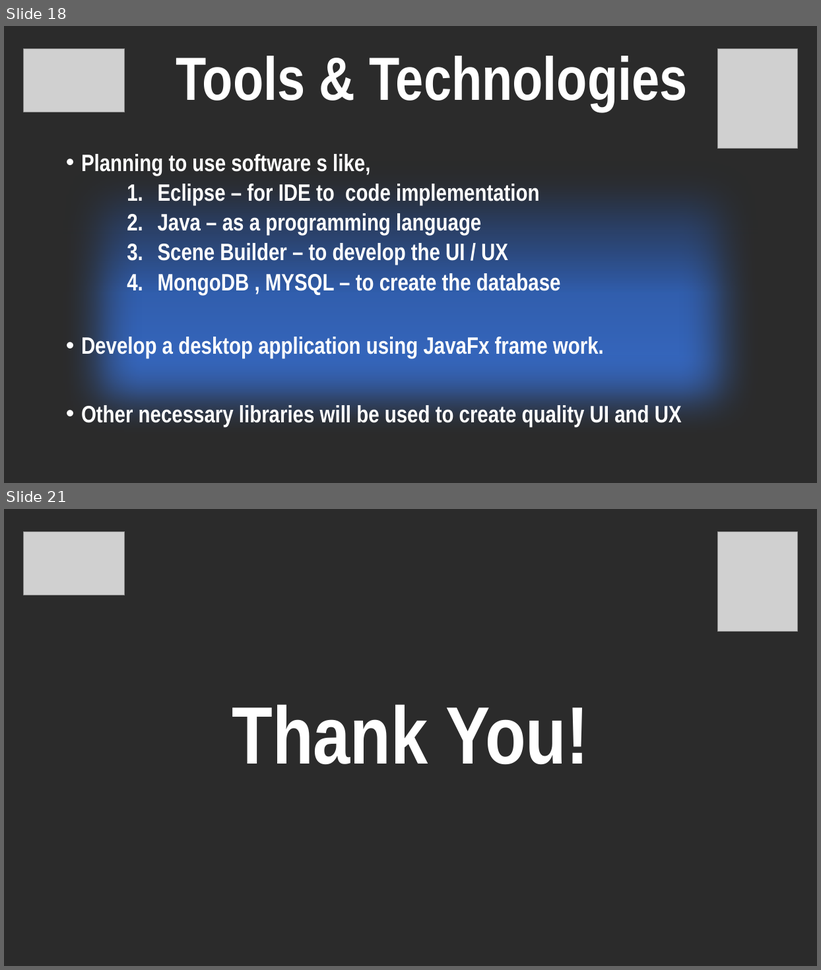
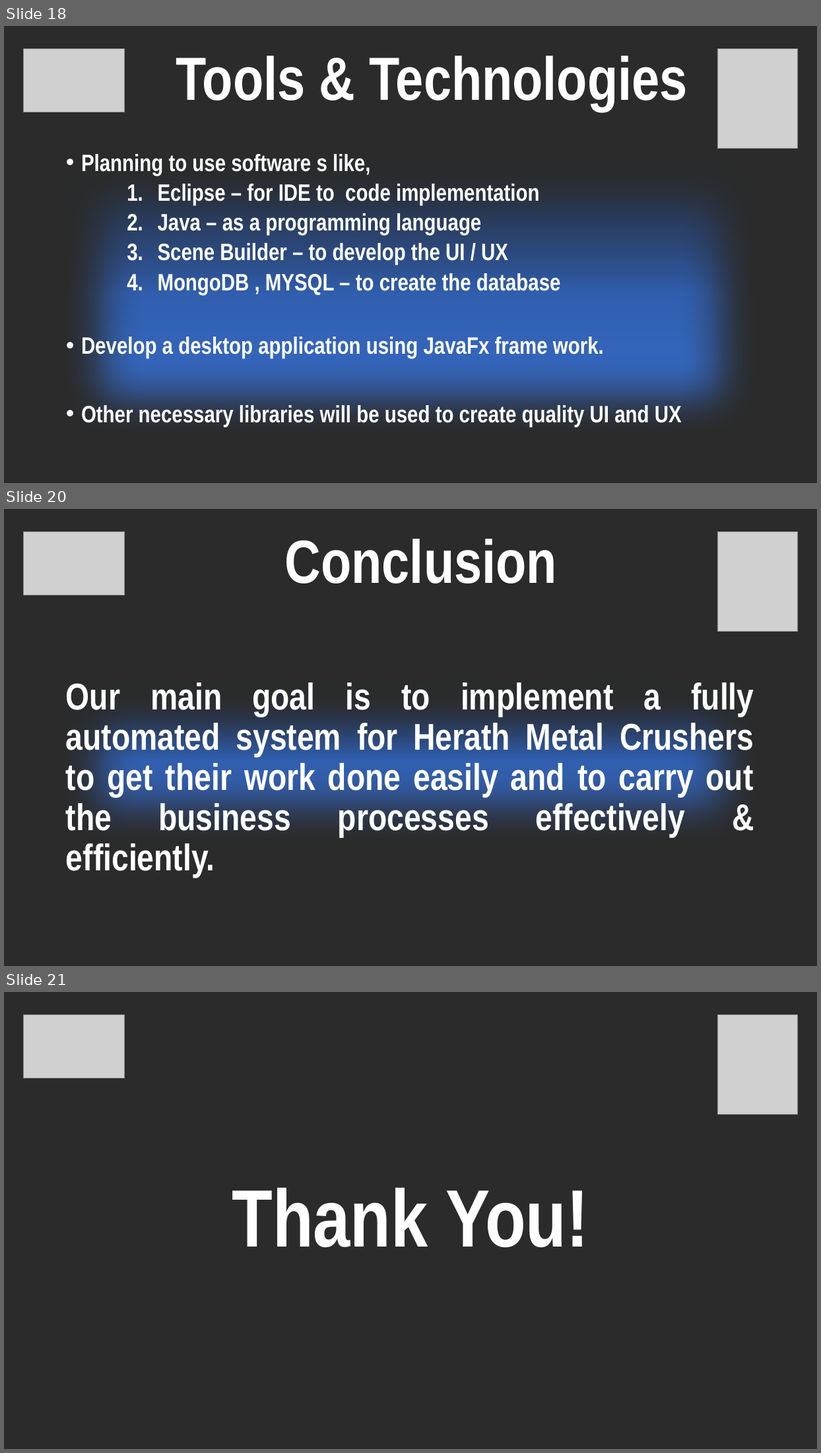
Before and after one commit to Lasitha64/Project1, a slide deck: Project Proposal New.pptx. Shown one above the other, each under a label of ours: slides 18 and 21 before the commit, slides 18, 20 and 21 after it; the slides between them are not shown. The pictures are 821x970 and 821x1453 pixels, drawn with LibreOffice and Linux fonts; fonts in the diff are those of the drawing; grey boxes stand for pictures; background and template pictures are left out; a plain dark background stands for a picture behind light text. Boxes give left, top, right and bottom in pixels: in the first picture for what was removed or moved away, otherwise in the second. Text is boxed around its words. In the diff, an @@ line names an element or a change of style, - is before the commit and + after.

Commit message:
Updated Conclusion and Gnatt Chart

```diff
--- a/Project Proposal New.pptx
+++ b/Project Proposal New.pptx
@@ slide 20 added at (4,509,817,966), background picture (left out) @@
@@ picture added at (24,531,125,595) @@
@@ title added at (285,539,557,584), 72 pt, text #FFFFFF, bold @@
+Conclusion
@@ picture added at (717,531,797,632) @@
@@ text added at (66,683,754,838), 44 pt, text #FFFFFF, bold @@
+Our main goal is to implement a fully automated system for Herath Metal Crushers to get their work done easily and to carry out the business processes effectively & efficiently.
```
Also in this commit, not shown: 1 slide changed, 1 other slide added, 2 slides removed.
